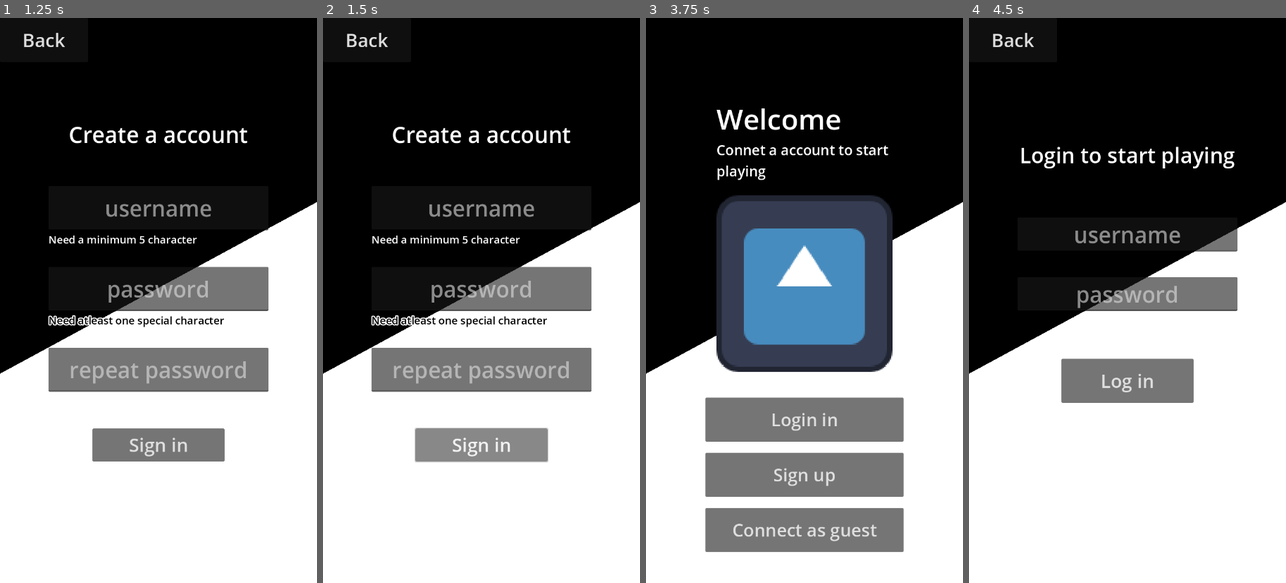
Above: before the commit, frames 1-4 (left to right).
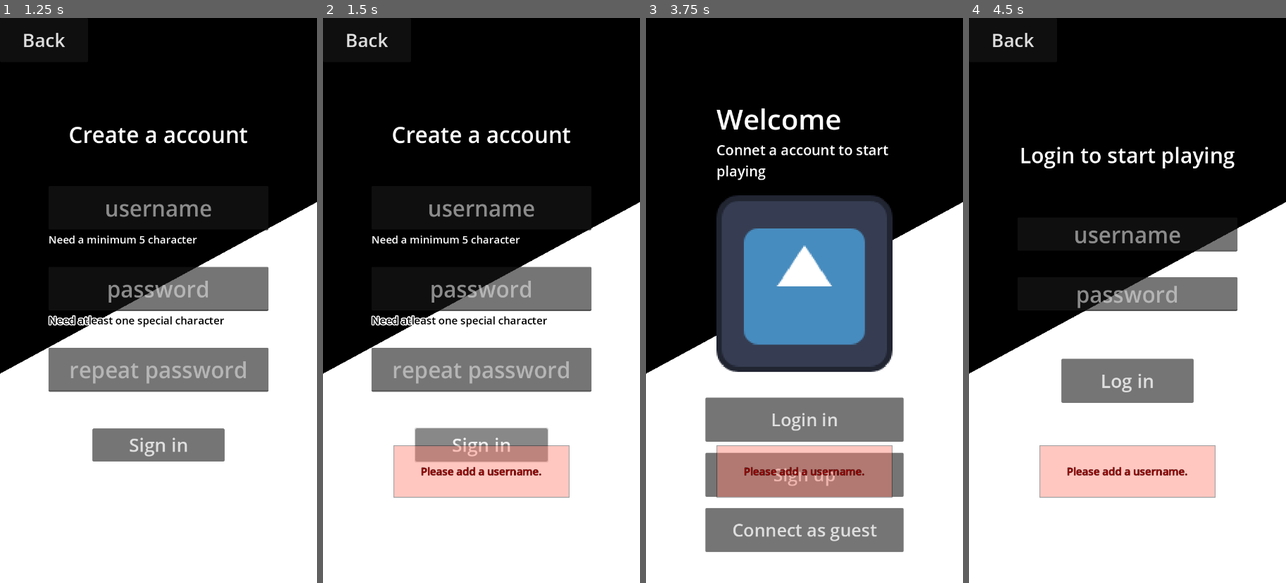
Above: after the commit, the same moments.

Repository: higaslk/godot-guess-the-word
Game: Godot game, scene res://source/client/main_client.tscn
Same seed, same stepped clock (60 frames per second), same inputs: the game is played once before the commit and once after it. This scene is started directly instead of the project's main scene. The engine's default icon, where the game draws it, is replaced by a stand-in: a white triangle on a blue panel in a dark square.
Inputs:
- Up to frame 1 (1.25 s): click "Sign up" at 0.5 s
- Up to frame 2 (1.5 s): click "Sign in" at 1.25 s
- Up to frame 3 (3.75 s): click "Sign in" at 2 s; click "Sign in" at 2.75 s; click "Back" at 3.5 s
- Up to frame 4 (4.5 s): click "Login in" at 4.25 s

Frame 1 is identical in both runs. In frame 2, 5.2% of the frame differs, in the area x 22-78%, y 75-85%; in frame 3, 5.2%; in frame 4, 5.2%.

Commit message:
add basic client to server communication and account registering..

Diff:
--- a/source/client/main_client.gd
+++ b/source/client/main_client.gd
@@ -4,8 +4,11 @@
 
 signal connection_changed(is_connected: bool)
 
+
 const PORT: int = 8088
 const ADDRESS: String = '127.0.0.1'
+
+@export var network_manager: NetworkManagerClient
 
 var peer: ENetMultiplayerPeer
 
--- a/source/client/main_client.tscn
+++ b/source/client/main_client.tscn
@@ -1,9 +1,16 @@
-[gd_scene load_steps=3 format=3 uid="uid://b5fyke5soslaf"]
+[gd_scene load_steps=4 format=3 uid="uid://b5fyke5soslaf"]
 
 [ext_resource type="Script" uid="uid://pi751bt0l5go" path="res://source/client/main_client.gd" id="1_igkx8"]
+[ext_resource type="Script" uid="uid://du5llrqbv0k6k" path="res://source/client/network/network_manager.gd" id="2_cuqdx"]
 [ext_resource type="PackedScene" uid="uid://cuilh3jvhtd48" path="res://source/client/ui/main_ui.tscn" id="2_kj0be"]
 
-[node name="MainClient" type="Node"]
+[node name="Main" type="Node" node_paths=PackedStringArray("network_manager")]
 script = ExtResource("1_igkx8")
+network_manager = NodePath("NetworkManager")
 
-[node name="MainUI" parent="." instance=ExtResource("2_kj0be")]
+[node name="NetworkManager" type="Node" parent="."]
+script = ExtResource("2_cuqdx")
+metadata/_custom_type_script = "uid://du5llrqbv0k6k"
+
+[node name="MainUI" parent="." node_paths=PackedStringArray("client") instance=ExtResource("2_kj0be")]
+client = NodePath("..")
--- /dev/null
+++ b/source/client/network/network_manager.gd
@@ -0,0 +1,14 @@
+class_name NetworkManagerClient
+extends Node
+
+signal response_received(args: Dictionary)
+
+
+@rpc("authority", "call_remote", "reliable")
+func do_action(_action_name: StringName, _args: Dictionary) -> void:
+    pass
+
+
+@rpc("any_peer", "call_local", "reliable")
+func _action_response(args: Dictionary) -> void:
+    response_received.emit(args)
--- a/source/client/ui/main_ui.gd
+++ b/source/client/ui/main_ui.gd
@@ -9,6 +9,12 @@
 @export var client: MainClient
 
 var _current_menu: MarginContainer
+
+var _password_min_length: int = 6
+var _password_max_length: int = 24
+
+var _username_min_length: int = 3
+var _username_max_length: int = 10
 
 
 func _ready() -> void:
@@ -34,6 +40,8 @@
 	swap_menu(signup_container)
 	toggle_visibility(back_button)
 
+	$SignupMenuContainer/MenuContainer/SignButton.pressed.connect(_on_signup_signin_button_pressed)
+
 
 func _on_menu_guest_button_pressed() -> void:
 	pass
@@ -44,7 +52,58 @@
 
 
 func _on_signup_signin_button_pressed() -> void:
+	var username: String = $SignupMenuContainer/MenuContainer/UsernameInput.text
+	var password: String = $SignupMenuContainer/MenuContainer/PasswordInput.text
+	var password_repeat: String = $SignupMenuContainer/MenuContainer/PasswordRepeatInput.text
+
+	if password != password_repeat:
+		popup_error("Password is not equal. Ensure both password box are the same.")
+		return
+
+	var auth_validate = AuthUtils.validate_username(username, _username_min_length, _username_max_length)
+	if not auth_validate["is_valid"]:
+		popup_error(auth_validate.error_msg)
+		return
+
+	auth_validate = AuthUtils.validate_password(password, _password_min_length, _password_max_length)
+	if not auth_validate["is_valid"]:
+		popup_error(auth_validate.error_msg)
+		return
+
+	create_account(username, password)
+	var result: Dictionary = await client.network_manager.response_received
+
+	if not result["is_valid"]:
+		popup_error(result["error_msg"])
+		return
+
+	print("created account")
+
+
+func create_account(username: String, password: String) -> void:
+	client.network_manager.do_action.rpc_id(
+		1,
+		&"account_register",
+		{"username": username, "password": password}
+	)
+
+
+func login() -> void:
 	pass
+
+
+func connect_guest() -> void:
+	pass
+
+
+func popup_error(msg: String):
+	var popup_panel: PanelContainer = $Popup
+	var popup_text: Label = $Popup/WarnText
+
+	toggle_visibility(popup_panel)
+	popup_text.text = msg
+	await get_tree().create_timer(4).timeout
+	toggle_visibility(popup_panel)
 
 
 func toggle_visibility(object: Control) -> void:
--- a/source/client/ui/main_ui.tscn
+++ b/source/client/ui/main_ui.tscn
@@ -1,8 +1,16 @@
-[gd_scene load_steps=4 format=3 uid="uid://cuilh3jvhtd48"]
+[gd_scene load_steps=5 format=3 uid="uid://cuilh3jvhtd48"]
 
 [ext_resource type="Script" uid="uid://cyvgxcgn8dted" path="res://source/client/ui/main_ui.gd" id="1_548k8"]
 [ext_resource type="Texture2D" uid="uid://bmacmia6t8s87" path="res://assets/background.png" id="1_h6h5v"]
 [ext_resource type="Texture2D" uid="uid://qew61j4eb55" path="res://icon.svg" id="1_xaoq5"]
+
+[sub_resource type="StyleBoxFlat" id="StyleBoxFlat_548k8"]
+bg_color = Color(1, 0.497459, 0.428775, 0.435294)
+border_width_left = 2
+border_width_top = 2
+border_width_right = 2
+border_width_bottom = 2
+border_color = Color(0, 0, 0, 0.364706)
 
 [node name="MainUI" type="Control"]
 clip_contents = true
@@ -156,6 +164,7 @@
 placeholder_text = "password"
 alignment = 1
 max_length = 10
+secret = true
 
 [node name="Separator3" type="Control" parent="LoginMenuContainer/MenuContainer"]
 custom_minimum_size = Vector2(0, 100)
@@ -203,7 +212,7 @@
 layout_mode = 2
 size_flags_vertical = 0
 
-[node name="UsernameBox" type="LineEdit" parent="SignupMenuContainer/MenuContainer"]
+[node name="UsernameInput" type="LineEdit" parent="SignupMenuContainer/MenuContainer"]
 custom_minimum_size = Vector2(500, 100)
 layout_mode = 2
 size_flags_horizontal = 4
@@ -228,7 +237,7 @@
 theme_override_font_sizes/font_size = 24
 text = "Need a minimum 5 character"
 
-[node name="PasswordInsertBox" type="LineEdit" parent="SignupMenuContainer/MenuContainer"]
+[node name="PasswordInput" type="LineEdit" parent="SignupMenuContainer/MenuContainer"]
 custom_minimum_size = Vector2(500, 100)
 layout_mode = 2
 size_flags_horizontal = 4
@@ -239,6 +248,7 @@
 max_length = 10
 emoji_menu_enabled = false
 clear_button_enabled = true
+secret = true
 
 [node name="Separetor4" type="Control" parent="SignupMenuContainer/MenuContainer"]
 custom_minimum_size = Vector2(500, 75)
@@ -256,7 +266,7 @@
 theme_override_font_sizes/font_size = 24
 text = "Need atleast one special character"
 
-[node name="PasswordRepeatBox" type="LineEdit" parent="SignupMenuContainer/MenuContainer"]
+[node name="PasswordRepeatInput" type="LineEdit" parent="SignupMenuContainer/MenuContainer"]
 custom_minimum_size = Vector2(500, 100)
 layout_mode = 2
 size_flags_horizontal = 4
@@ -267,6 +277,7 @@
 max_length = 10
 emoji_menu_enabled = false
 clear_button_enabled = true
+secret = true
 
 [node name="Separetor5" type="Control" parent="SignupMenuContainer/MenuContainer"]
 custom_minimum_size = Vector2(0, 75)
@@ -289,3 +300,31 @@
 offset_bottom = 8.0
 theme_override_font_sizes/font_size = 42
 text = "Back"
+
+[node name="Popup" type="PanelContainer" parent="."]
+visible = false
+custom_minimum_size = Vector2(400, 100)
+layout_mode = 1
+anchors_preset = -1
+anchor_left = 0.5
+anchor_top = 0.849
+anchor_right = 0.5
+anchor_bottom = 0.849
+offset_left = -200.0
+offset_top = -119.0
+offset_right = 200.0
+grow_horizontal = 2
+grow_vertical = 0
+theme_override_styles/panel = SubResource("StyleBoxFlat_548k8")
+
+[node name="WarnText" type="Label" parent="Popup"]
+custom_minimum_size = Vector2(100, 0)
+layout_mode = 2
+size_flags_vertical = 1
+theme_override_colors/font_color = Color(0.613404, 1.46799e-06, 4.81308e-08, 1)
+theme_override_constants/outline_size = 2
+theme_override_font_sizes/font_size = 24
+text = "Error message"
+horizontal_alignment = 1
+vertical_alignment = 1
+autowrap_mode = 3
--- /dev/null
+++ b/source/server/data/account_storage.gd
@@ -0,0 +1,4 @@
+class_name AccountStorage
+extends Resource
+
+@export var accounts: Dictionary[StringName, Dictionary]
--- /dev/null
+++ b/source/server/data/collections/account_storage.tres
@@ -0,0 +1,8 @@
+[gd_resource type="Resource" script_class="AccountStorage" load_steps=2 format=3 uid="uid://cyphvefri7wa5"]
+
+[ext_resource type="Script" uid="uid://bvpvv0tgeqvna" path="res://source/server/data/account_storage.gd" id="2_lvhml"]
+
+[resource]
+script = ExtResource("2_lvhml")
+accounts = Dictionary[StringName, Dictionary]({})
+metadata/_custom_type_script = "uid://bvpvv0tgeqvna"
--- /dev/null
+++ b/source/server/data/data_manager.gd
@@ -0,0 +1,20 @@
+class_name DataManager
+extends Node
+
+
+const ACCOUNT_STORAGE_PATH: String = "res://source/server/data/collections/account_storage.tres"
+var account_storage: AccountStorage
+
+
+func _ready() -> void:
+    load_data()
+
+
+func load_data() -> void:
+    if not ResourceLoader.exists(ACCOUNT_STORAGE_PATH): return
+    account_storage = load(ACCOUNT_STORAGE_PATH)
+
+
+func save_data() -> void:
+    if not ResourceLoader.exists(ACCOUNT_STORAGE_PATH): return
+    ResourceSaver.save(account_storage, ACCOUNT_STORAGE_PATH)
--- a/source/server/main_server.gd
+++ b/source/server/main_server.gd
@@ -40,10 +40,8 @@
 
 func _on_peer_disconnected(peer_id: int) -> void:
     print('Peer %d has disconnected.' % peer_id)
+    connected_peers.erase(peer_id)
     player_disconnected.emit(peer_id)
-
-    if peer_id in connected_peers:
-        connected_peers.erase(peer_id)
 
 
 func disconnect_player(peer_id: int) -> void:
--- a/source/server/main_server.tscn
+++ b/source/server/main_server.tscn
@@ -1,6 +1,17 @@
-[gd_scene load_steps=2 format=3 uid="uid://dkkiwr85ymav4"]
+[gd_scene load_steps=4 format=3 uid="uid://dkkiwr85ymav4"]
 
 [ext_resource type="Script" uid="uid://bb12yrlrabr32" path="res://source/server/main_server.gd" id="1_bi8rj"]
+[ext_resource type="Script" uid="uid://bqse514q7nndt" path="res://source/server/network/network_manager.gd" id="2_kuhu7"]
+[ext_resource type="Script" uid="uid://cmglstu5btnyp" path="res://source/server/data/data_manager.gd" id="3_lvl4q"]
 
-[node name="MainServer" type="Node"]
+[node name="Main" type="Node"]
 script = ExtResource("1_bi8rj")
+
+[node name="NetworkManager" type="Node" parent="." node_paths=PackedStringArray("data_manager")]
+script = ExtResource("2_kuhu7")
+data_manager = NodePath("DataManager")
+metadata/_custom_type_script = "uid://bqse514q7nndt"
+
+[node name="DataManager" type="Node" parent="NetworkManager"]
+script = ExtResource("3_lvl4q")
+metadata/_custom_type_script = "uid://cmglstu5btnyp"
--- /dev/null
+++ b/source/server/network/actions/account_register.gd
@@ -0,0 +1,38 @@
+extends NetworkAction
+
+
+var _password_min_length: int = 6
+var _password_max_length: int = 24
+
+var _username_min_length: int = 3
+var _username_max_length: int = 10
+
+
+func action(_peer_id: int, netmanager: NetworkManagerServer, args: Dictionary) -> Dictionary:
+	if args.is_empty(): return {}
+
+	var account_storage: AccountStorage = netmanager.data_manager.account_storage
+	var username: String = args["username"]
+	var password: String = args["password"]
+	var result: Dictionary = create_account(username, password, account_storage)
+
+	netmanager.data_manager.save_data()
+	return result
+
+
+func create_account(username: String, password: String, account_storage: AccountStorage) -> Dictionary:
+	var auth_validate = AuthUtils.validate_username(username, _username_min_length, _username_max_length)
+	if not auth_validate.is_valid:
+		return auth_validate
+
+	auth_validate = AuthUtils.validate_password(password, _password_min_length, _password_max_length)
+	if not auth_validate.is_valid:
+		return auth_validate
+
+	if account_storage.accounts.has(username):
+		return {"is_valid": false, "error_msg": "A account with this username already exists."}
+
+	var new_account: Dictionary = {"username": username, "password": password, "data": {}}
+	account_storage.accounts[username] = new_account
+
+	return {"is_valid": true}
--- /dev/null
+++ b/source/server/network/network_action.gd
@@ -0,0 +1,5 @@
+class_name NetworkAction
+
+
+func action(_peer_id: int, _netmanager: NetworkManagerServer, _args: Dictionary) -> Dictionary:
+    return {}
--- /dev/null
+++ b/source/server/network/network_manager.gd
@@ -0,0 +1,38 @@
+class_name NetworkManagerServer
+extends Node
+
+
+const ACTIONS_PATH: String = "res://source/server/network/actions/"
+
+@export var data_manager: DataManager
+
+var network_actions: Dictionary[String, NetworkAction]
+
+
+func _ready() -> void:
+	load_actions()
+
+
+func load_actions() -> void:
+	var actions_file: Array = FileUtils.get_files_at(ACTIONS_PATH, ".gd")
+
+	for file_name: String in actions_file:
+		var action: NetworkAction = load(ACTIONS_PATH + file_name).new()
+		network_actions[file_name.trim_suffix(".gd")] = action
+
+
+@rpc("any_peer", "call_local", "reliable")
+func do_action(action_name: StringName, args: Dictionary) -> void:
+	var peer_id: int = multiplayer.get_remote_sender_id()
+
+	if not network_actions.has(action_name):
+		_action_response.rpc_id(peer_id, {})
+
+	var result: Dictionary = network_actions[action_name].call(&"action", peer_id, self, args)
+	if not result.is_empty():
+		_action_response.rpc_id(peer_id, result)
+
+
+@rpc("authority", "call_remote", "reliable")
+func _action_response(_args: Dictionary) -> void:
+	pass
Not shown, added: source/client/network/network_manager.gd.uid
Not shown, added: source/server/data/account_storage.gd.uid
Not shown, added: source/server/data/data_manager.gd.uid
Not shown, added: source/server/network/actions/account_register.gd.uid
Not shown, added: source/server/network/network_action.gd.uid
Not shown, added: source/server/network/network_manager.gd.uid
